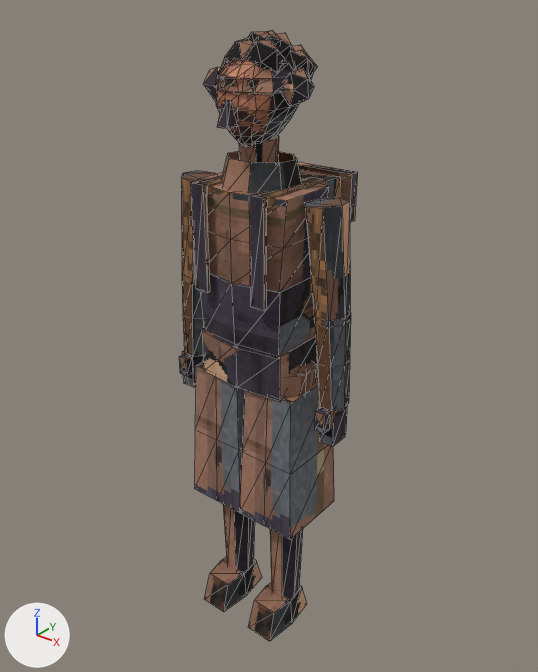
The glTF model assets/characters/hero/hero.glb as it was, and as the next commit left it.
Camera for both pictures: a 50 mm lens placed at (1.243, -1.514, 1.959), pointed at (-0.029, 0.076, 0.973). Lighting does not change. The marker at lower left points along +X, +Y and +Z. The picture after the commit comes second. Mesh edges are drawn as thin lines. Vertices at exactly the same position are counted once.

The first picture shows 'hero'.
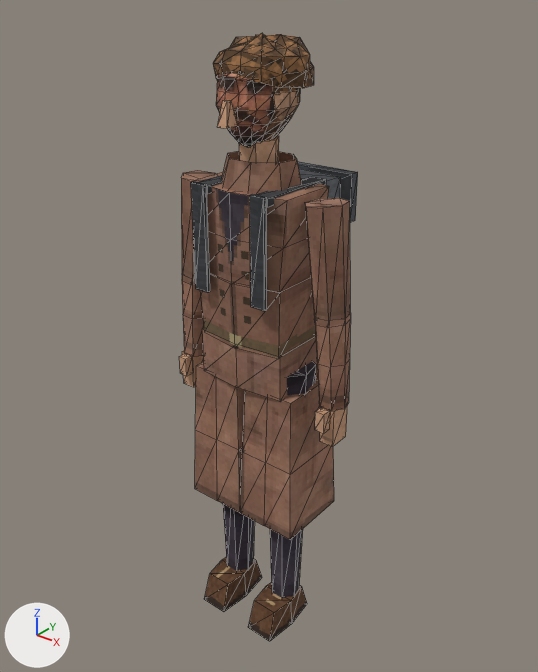
Boxes [x1, y1, x2, y2] around the edits, measured in the pictures (538 x 672 px):
'hero', reshaped: before [179, 30, 358, 641]; after [179, 33, 358, 641]
part 1 of me_hero, deleted: before [204, 50, 309, 102]
part 2 of me_hero, reshaped: before [214, 30, 317, 106]; after [213, 33, 314, 88]
part 3 of me_hero, surface changed: [179, 92, 358, 641] in both

The edits, one by one:
me_hero is used by ob_hero; location (0.0, 0.0, 0.0).
me_hero had 809 vertices, 1398 faces and spanned x -0.3..0.3, y -0.14..0.27, z 0.0..1.83.
me_hero now has 575 vertices, 1018 faces and spans x -0.3..0.3, y -0.14..0.27, z 0.0..1.83.
me_hero part 1: 7 loose pieces with 84 vertices, spanning x -0.16..0.12, y -0.06..0.17, z 1.65..1.79, are deleted.
Part 2, on me_hero:
219 vertices are removed from x -0.15..0.15, y -0.11..0.17, z 1.67..1.83.
378 faces are deleted.
1 vertex moves within x 0.09, y -0.03, z 1.71.
69 vertices are added at x -0.14..0.13, y -0.11..0.16, z 1.71..1.83.
138 new faces join them.
me_hero part 3: 798 kept faces spanning x -0.3..0.3, y -0.14..0.27, z 0.0..1.81 get new texture (UV) coordinates.
